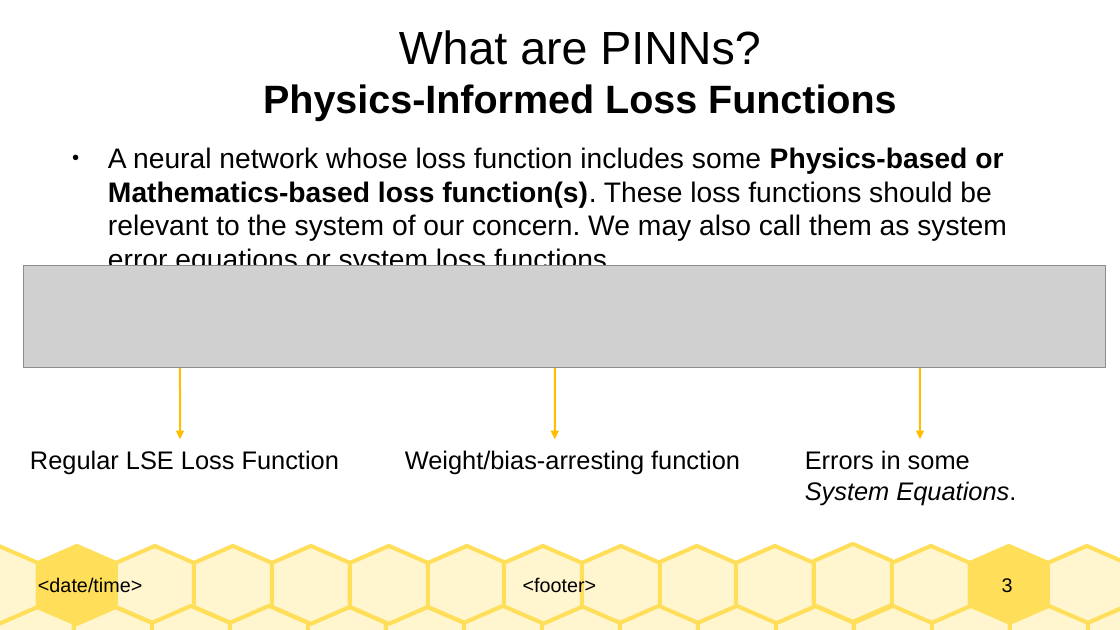
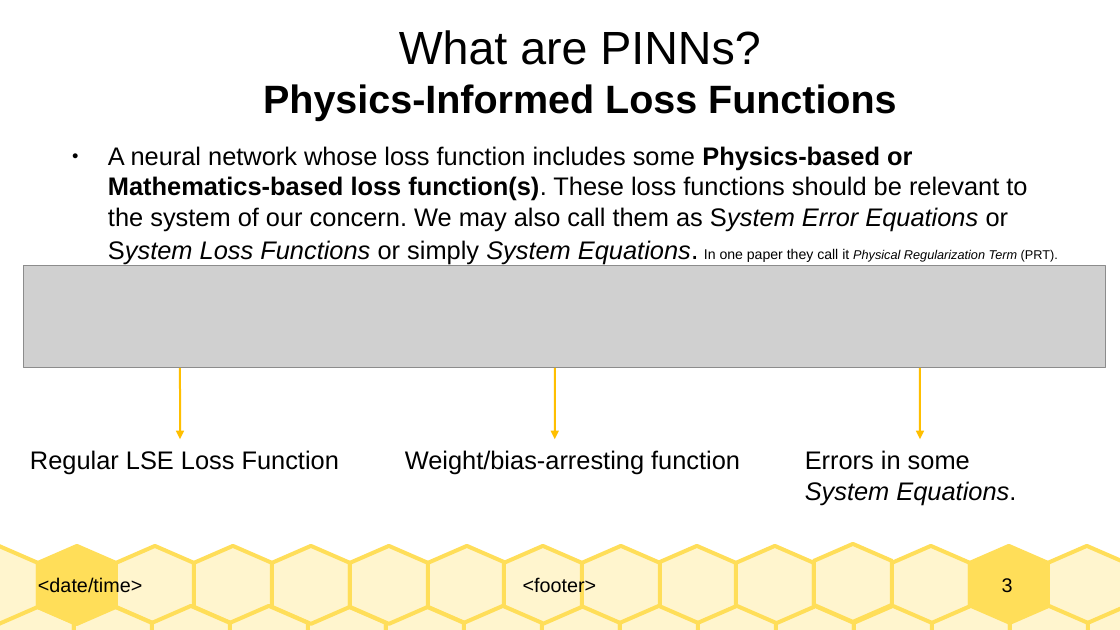
Before and after one commit to Realife-Brahmin/OriginalDocsHub, a slide deck: slide 3 of research_showcase/physicsInformedNeuralNetworks_aryan_ritwajeet_jha.odp. Drawn at 1120x630 pixels with LibreOffice and Linux fonts; fonts in the diff are those of the drawing; grey boxes stand for pictures. Boxes give left, top, right and bottom in pixels: in the first picture for what was removed or moved away, otherwise in the second. Text is boxed around its words. In the diff, an @@ line names an element or a change of style, - is before the commit and + after.

```diff
--- a/research_showcase/physicsInformedNeuralNetworks_aryan_ritwajeet_jha.odp
+++ b/research_showcase/physicsInformedNeuralNetworks_aryan_ritwajeet_jha.odp
@@ text at bbox=[108, 146, 1058, 265]: text changed; size 20 to 18 pt @@
-● A neural network whose loss function includes some Physics-based or Mathematics-based loss function(s). These loss functions should be relevant to the system of our concern. We may also call them as system error equations or system loss functions.
+● A neural network whose loss function includes some Physics-based or Mathematics-based loss function(s). These loss functions should be relevant to the system of our concern. We may also call them as System Error Equations or System Loss Functions or simply System Equations. In one paper they call it Physical Regularization Term (PRT).
```
Also in this commit, not shown: 4 other slides changed, 2 slides added, 1 other file.
